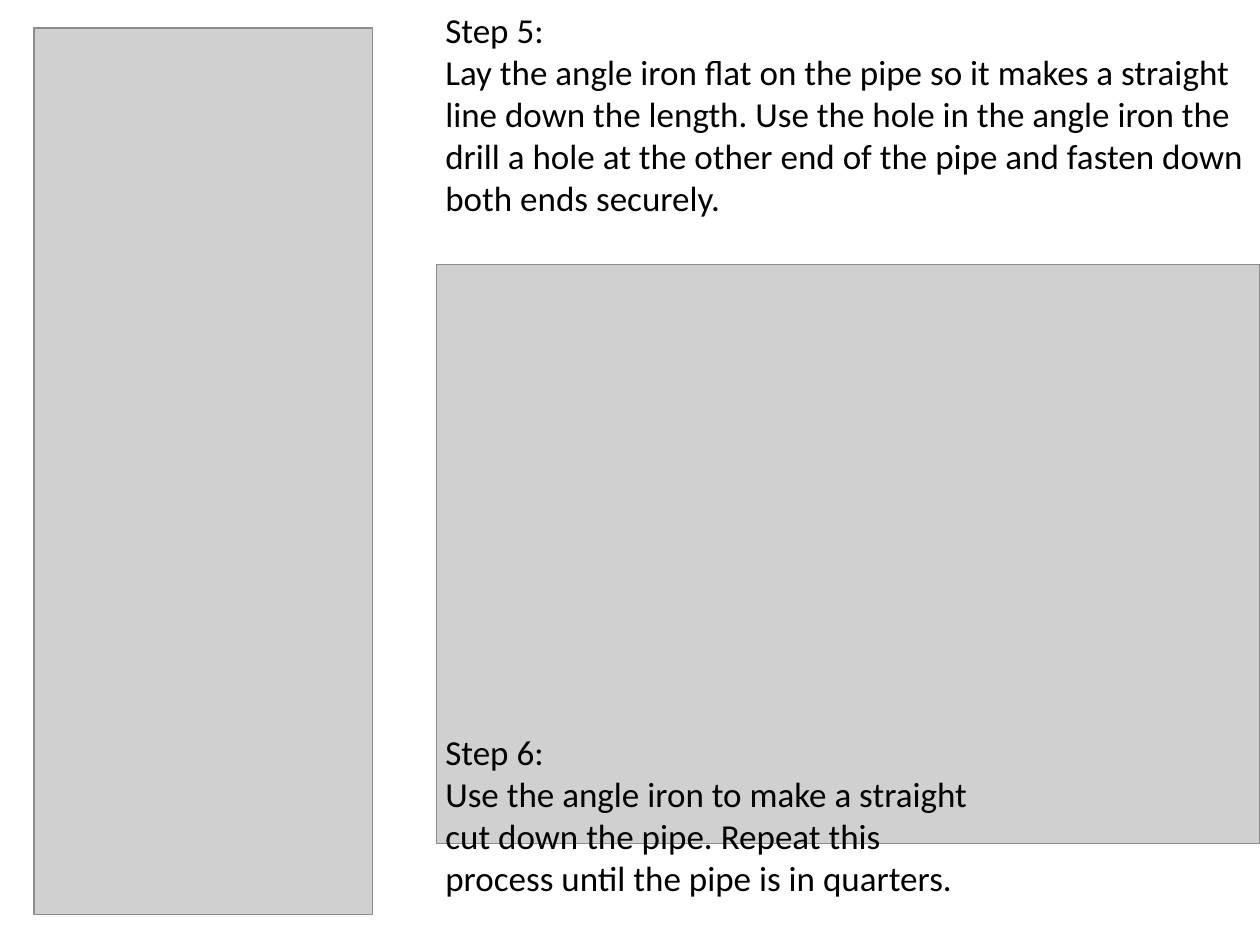
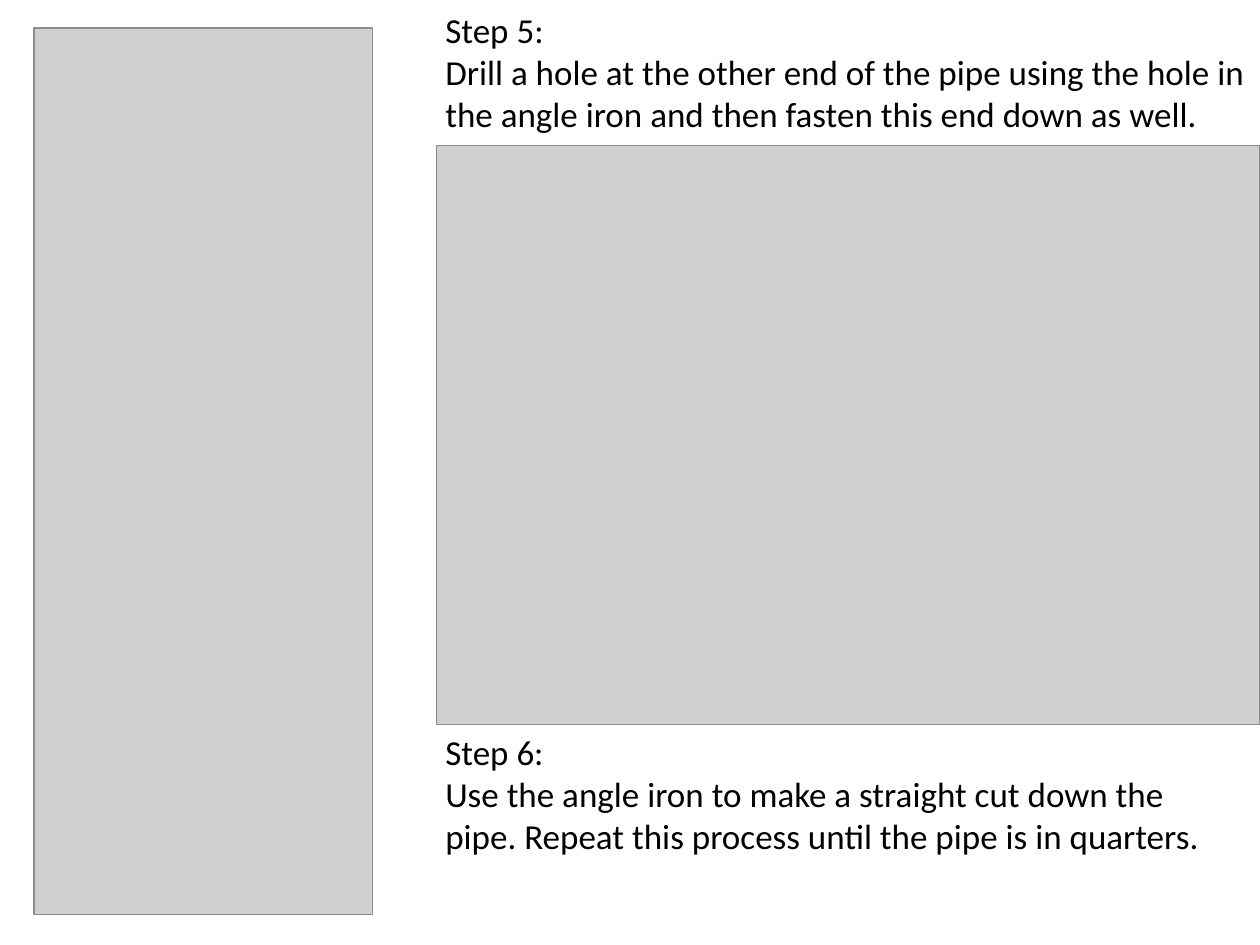
Before and after one commit to localelectricity/Wind-Turbine-Instructions, a slide deck: slide 9 of PVC Blade Instructions.pptx (slide 8 before the commit). Drawn at 1260x945 pixels with LibreOffice and Linux fonts; fonts in the diff are those of the drawing; grey boxes stand for pictures. Boxes give left, top, right and bottom in pixels: in the first picture for what was removed or moved away, otherwise in the second. Text is boxed around its words. In the diff, an @@ line names an element or a change of style, - is before the commit and + after.

Commit message:
Added clipart and material images

```diff
--- a/PVC Blade Instructions.pptx
+++ b/PVC Blade Instructions.pptx
@@ text at [445,60,1243,133]: text changed @@
-Lay the angle iron flat on the pipe so it makes a straight line down the length. Use the hole in the angle iron the drill a hole at the other end of the pipe and fasten down both ends securely.
+Drill a hole at the other end of the pipe using the hole in the angle iron and then fasten this end down as well.
@@ picture: place and size @@
-picture at [436,265,1260,844]
+picture at [436,146,1260,726]
@@ text "Step 6:" rewrapped from [445,741,967,897] to [445,741,1199,855] @@
```
Also in this commit, not shown: 9 other slides changed, 4 slides added, 2 slides removed.
